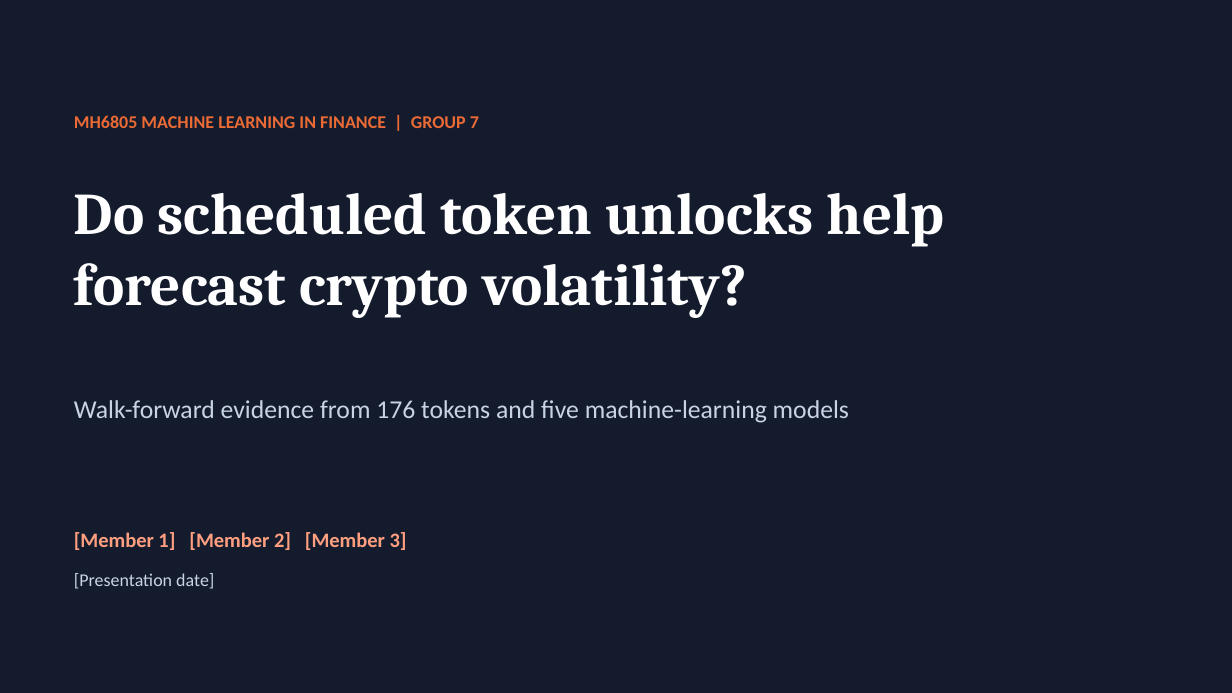
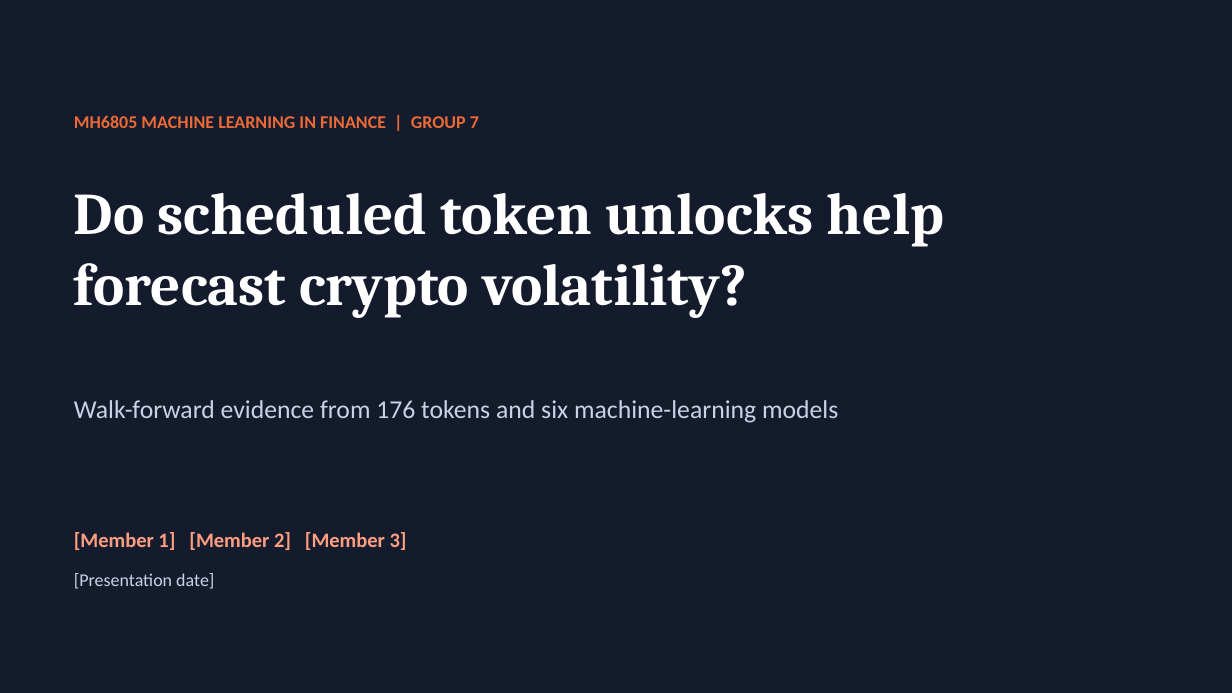
Before and after one commit to watersalamander/MH6805A-Project-Group7, a slide deck: slide 1 of report/Group7_Presentation_DRAFT.pptx. Drawn at 1232x693 pixels with LibreOffice and Linux fonts; fonts in the diff are those of the drawing. Boxes give left, top, right and bottom in pixels: in the first picture for what was removed or moved away, otherwise in the second. Text is boxed around its words. In the diff, an @@ line names an element or a change of style, - is before the commit and + after.

```diff
--- a/report/Group7_Presentation_DRAFT.pptx
+++ b/report/Group7_Presentation_DRAFT.pptx
@@ text at box(74, 400, 838, 423): text changed @@
-Walk-forward evidence from 176 tokens and five machine-learning models
+Walk-forward evidence from 176 tokens and six machine-learning models
```
Also in this commit, not shown: 7 other slides changed, 4 other files.
